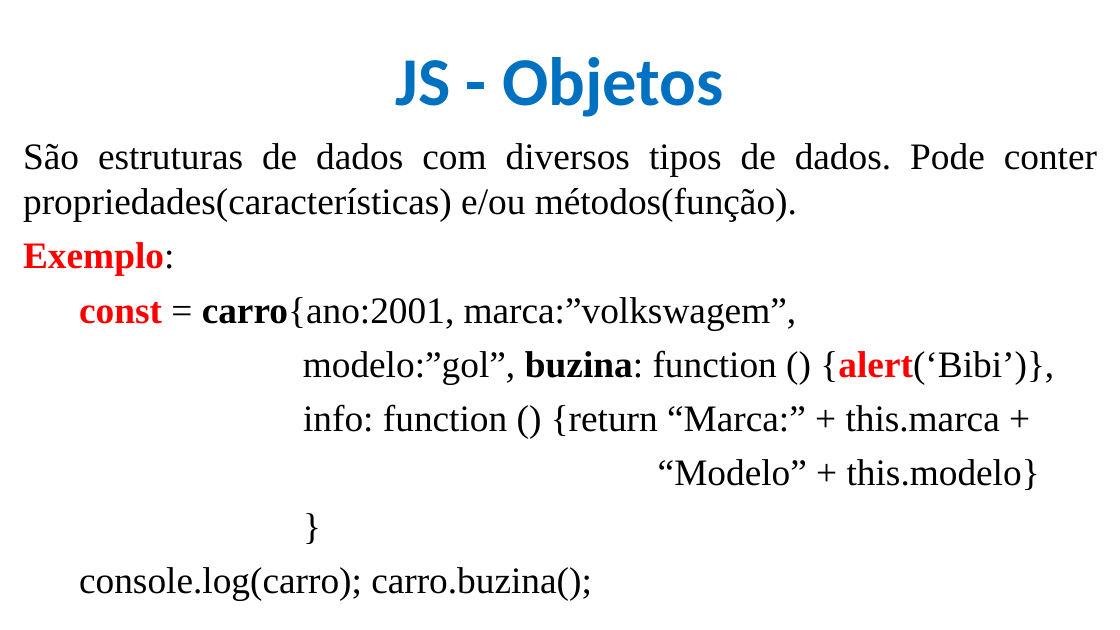
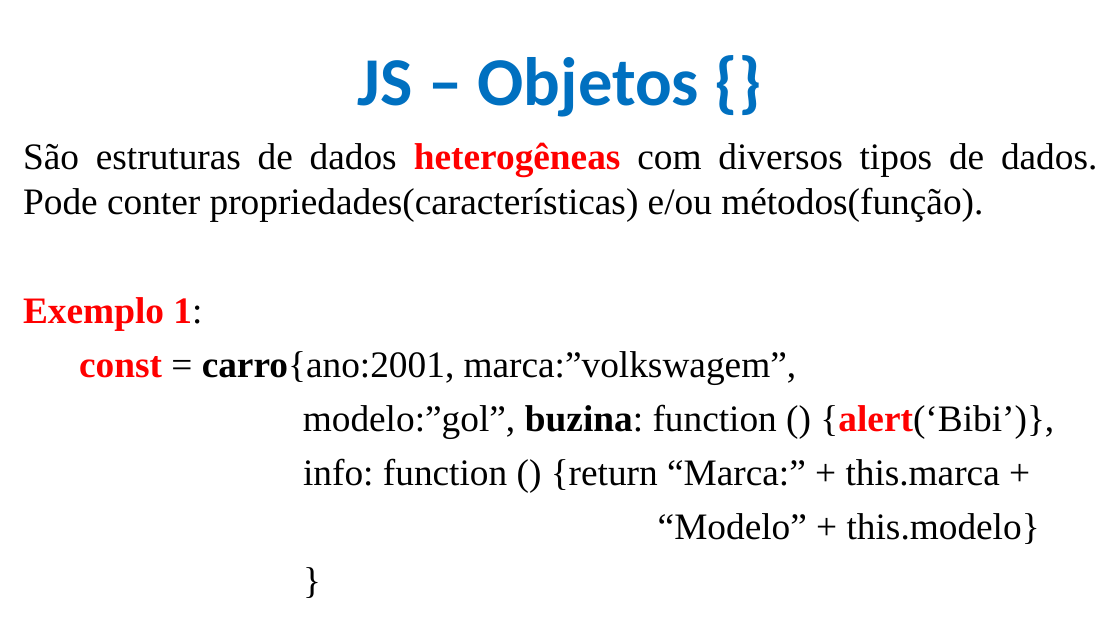
Before and after one commit to CloudEducationBrazil/WydenDesenvolvimentoWebPHP, a slide deck: slide 8 of 01 Classes/Aula 09 Desenvolvimento Web PHP - JS.pptx (slide 21 before the commit). Drawn at 1120x630 pixels with LibreOffice and Linux fonts; fonts in the diff are those of the drawing; background and template pictures are left out. Boxes give left, top, right and bottom in pixels: in the first picture for what was removed or moved away, otherwise in the second. Text is boxed around its words. In the diff, an @@ line names an element or a change of style, - is before the commit and + after.

Commit message:
JS

```diff
--- a/01 Classes/Aula 09 Desenvolvimento Web PHP - JS.pptx
+++ b/01 Classes/Aula 09 Desenvolvimento Web PHP - JS.pptx
@@ title at <box>358,57,700,117</box>: text changed @@
-JS - Objetos
+JS – Objetos {}
@@ text at <box>23,142,1097,330</box>: text changed @@
-São estruturas de dados com diversos tipos de dados. Pode conter propriedades(características) e/ou métodos(função).
-Exemplo:
+São estruturas de dados heterogêneas com diversos tipos de dados. Pode conter propriedades(características) e/ou métodos(função).
+Exemplo 1:
@@ text at <box>79,567,592,601</box>: paragraph removed @@
-console.log(carro); carro.buzina();
```
Also in this commit, not shown: 2 other slides changed, 8 slides added.
